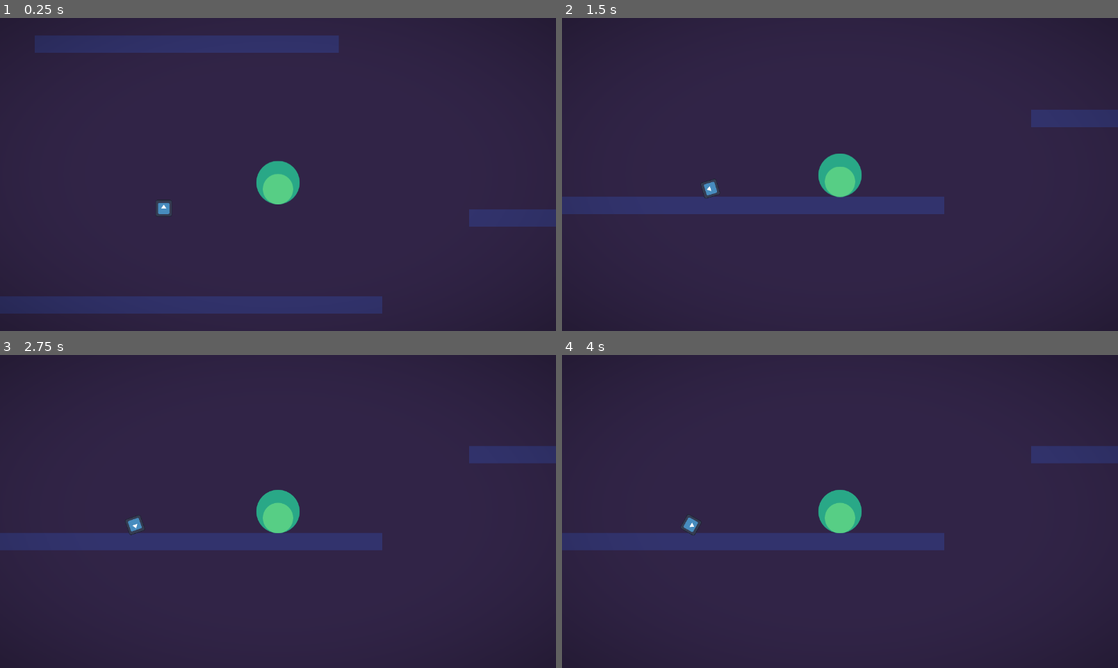
Above: before the commit, frames 1-4 (two rows, left to right).
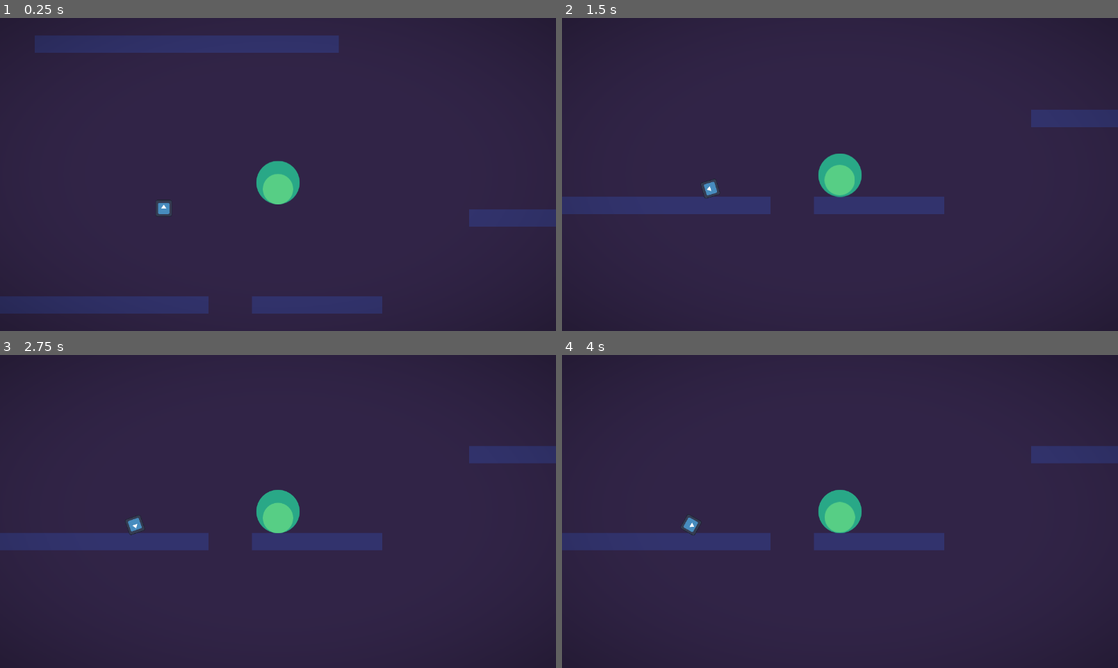
Above: after the commit, the same moments.

Repository: taiseicee/Silken
Game: Godot game, scene res://scenes/levels/level_test.tscn
The game is run twice, just before and just after one commit, with the same random seed, the same clock (stepped at 60 frames per second) and the same inputs. The engine's default icon, where the game draws it, is replaced by a stand-in: a white triangle on a blue panel in a dark square.
Inputs:
- Up to frame 1 (0.25 s): no input
- Up to frame 2 (1.5 s): hold D from 0.53 s (still down); tap 1 at 0.6 s; tap W at 0.77 s; tap 2 at 1.35 s
- Up to frame 3 (2.75 s): tap W at 1.52 s; tap Enter at 2 s; release D at 2.03 s; hold A from 2.03 s (still down); tap 3 at 2.1 s
- Up to frame 4 (4 s): tap Space at 2.75 s; release A at 2.78 s; hold D from 2.78 s (still down); tap 4 at 2.85 s; tap W at 3.02, 3.77 s; tap Enter at 3.5 s; tap 5 at 3.6 s

The runs differ from the first frame. In frame 1, 0.4% of the frame differs, in the area x 37-46%, y 88-95%; in frame 2, 0.5%, in the area x 37-53%, y 46-63%; in frame 3, 0.4%; in frame 4, 0.5%.

Commit message:
Finished Head Animation

Diff:
--- a/scenes/levels/level_test.tscn
+++ b/scenes/levels/level_test.tscn
@@ -608,7 +608,7 @@
 layer_0/name = "background"
 layer_0/tile_data = PackedInt32Array(-589840, 65536, 1, -524304, 65536, 1, -458768, 65536, 1, -393232, 65536, 1, -32769 …(12122 unchanged characters)…
 layer_1/name = "platform"
-layer_1/tile_data = PackedInt32Array(589811, 65536, 0, 58981 …(518 unchanged characters)… 27679, 65536, 0, 262144, 65536, 0, 262145, 65536, 0, 262146, 65536, 0, 262147, 65536, 0, 262148, 6 …(526 unchanged characters)…
+layer_1/tile_data = PackedInt32Array(589811, 65536, 0, 58981 …(518 unchanged characters)… 27679, 65536, 0, 262144, 65536, 0, 262146, 65536, 0, 262147, 65536, 0, 262148, 6 …(526 unchanged characters)…
 
 [node name="web" parent="." instance=ExtResource("3_imyqr")]
 
--- a/src/player/movement_comp.gd
+++ b/src/player/movement_comp.gd
@@ -1,7 +1,7 @@
 extends Node
 
-var character: RigidBody2D
-var key_manager: Node
+@onready var character: RigidBody2D = $".."
+@onready var key_manager: Node = $key_manager
 
 var gravity: float = ProjectSettings.get_setting("physics/2d/default_gravity")
 
@@ -14,10 +14,6 @@
 @export var web_length_multiplier_x = 30
 @export var web_length_multiplier_y = 90
 @export var mass: float = 1
-
-func init(character: RigidBody2D, key_manager: Node):
-	self.character = character
-	self.key_manager = key_manager
 
 func shoot():
 	var first_key_location = key_manager.get_key_location(first_key)
--- a/src/player/player.gd
+++ b/src/player/player.gd
@@ -12,7 +12,6 @@
 signal dismiss_web
 
 func _ready():
-	movement_comp.init(self, key_manager)
 	move_machine.init(self, movement_comp)
 	web_machine.init(self, movement_comp)
 
--- a/src/player/states/web/web_aim.gd
+++ b/src/player/states/web/web_aim.gd
@@ -1,8 +1,14 @@
 extends State
+
+@onready var player_head: Sprite2D = $"../../player_head"
+@export var head_turn_speed: float = 10
 
 func enter_state():
 	super()
 	print("Web Machine > Aim State")
+
+func process_frame(delta: float):
+	player_head.position = player_head.position.lerp(Vector2.ZERO, delta * head_turn_speed)
 
 func process_input(event: InputEvent):
 	if not Input.is_key_pressed(movement_comp.first_key):
--- a/src/player/states/web/web_shoot.gd
+++ b/src/player/states/web/web_shoot.gd
@@ -1,9 +1,16 @@
 extends State
+
+@onready var player_head: Sprite2D = $"../../player_head"
+@export var head_turn_speed: float = 10
 
 func enter_state():
 	super()
 	print("Web Machine > Shoot State")
 	movement_comp.shoot()
+
+func process_frame(delta: float):
+	var direction_to_web: Vector2 = (movement_comp.web_direction * movement_comp.web_length) + player_head.offset
+	player_head.position = player_head.position.lerp(direction_to_web.normalized() * 15, delta * head_turn_speed)
 
 func process_input(_event: InputEvent):
 	if Input.is_key_pressed(movement_comp.first_key) && Input.is_key_pressed(movement_comp.second_key):
